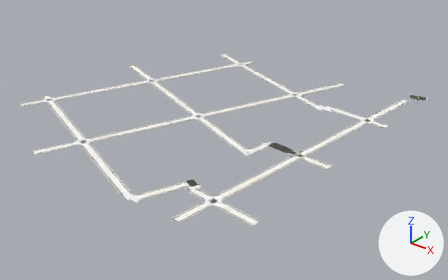
Before and after pictures for a commit that changed the glTF model game/assets/city/roads/roads_-4_-1.gltf.
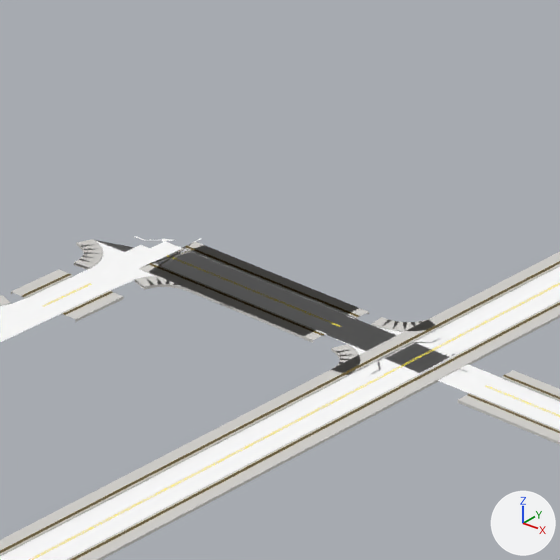
The first picture shows the older version from a 50 mm camera at (-1191.0, -438.0, 397.0) aimed at (-1750.0, 261.0, -36.0). The close-ups show the older and then the newer version on the part from 56% to 71% of the width and 41% to 64% of the height of that picture. Only the edits that show in the close-ups are written down. Arrows for +X, +Y and +Z are at lower right; the lights stay in place. Objects named as collision shapes, trigger or cutter boxes, shadow casters or lower levels of detail are left out. Vertices at exactly the same position are counted once.

Names of what the first close-up shows: 'roads_-4_-1_Road_Tactile_Strip', 'roads_-4_-1_SH_kerb', 'roads_-4_-1_SH_road_marking_white', 'roads_-4_-1_SH_road_marking_yellow', 'roads_-4_-1_SH_sidewalk', 'roads_-4_-1_SH_wet_asphalt'.
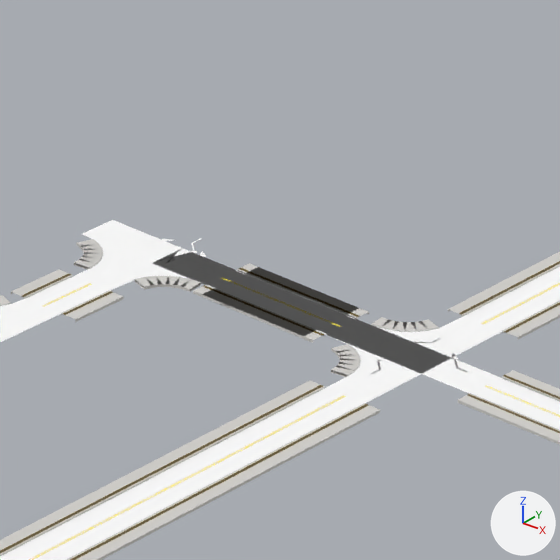
Boxes [x1, y1, x2, y2] around the edits, measured in the close-ups (560 x 560 px; the box of a moved part takes in the faces that stretch with it):
'roads_-4_-1_SH_wet_asphalt', reshaped
    before: [0, 240, 560, 560]
    after: [0, 220, 560, 560]
'roads_-4_-1_Road_Tactile_Strip', reshaped
    before: [0, 246, 560, 560]
    after: [0, 261, 560, 560]
part 1 of me_roads__4__1_road_tactile_strip, deleted
    before: [149, 246, 506, 405]
part 2 of me_roads__4__1_sh_kerb, deleted
    before: [151, 248, 503, 404]
part 3 of me_roads__4__1_sh_road_marking_yellow, deleted
    before: [168, 255, 483, 396]
part 4 of me_roads__4__1_sh_sidewalk, cut back
    before: [139, 242, 518, 412]
    after: [337, 319, 436, 370]
part 5 of me_roads__4__1_sh_wet_asphalt, moved or reshaped
    before: [99, 241, 439, 329]
    after: [82, 220, 501, 398]

What the commit changed:
me_roads__4__1_road_tactile_strip is used by ob_roads__4__1_road_tactile_strip; location (0.0, 0.0, 0.0).
me_roads__4__1_road_tactile_strip had 1812 vertices, 1700 faces and spanned x -2052.0..-1536.0, y 1.0..518.0, z 0.0.
me_roads__4__1_road_tactile_strip now has 1744 vertices, 1624 faces and spans x -2052.0..-1536.0, y 1.0..518.0, z 0.0.
me_roads__4__1_road_tactile_strip part 1: 36 vertices removed from x -1643.0..-1583.0, y 215.0..240.0, z 0.0.
Other edits to the shape of me_roads__4__1_road_tactile_strip do not show in these pictures.
me_roads__4__1_sh_kerb is used by ob_roads__4__1_sh_kerb; location (0.0, 0.0, 0.0).
me_roads__4__1_sh_kerb had 4276 vertices, 5368 faces and spanned x -2052.0..-1536.0, y 0.0..518.0, z 0.0.
me_roads__4__1_sh_kerb now has 4174 vertices, 5216 faces and spans x -2052.0..-1536.0, y 0.0..518.0, z 0.0.
me_roads__4__1_sh_kerb part 2: 54 vertices removed from x -1643.0..-1584.0, y 215.0..240.0, z 0.0.
Other edits to the shape of me_roads__4__1_sh_kerb do not show in these pictures.
me_roads__4__1_sh_road_marking_yellow is used by ob_roads__4__1_sh_road_marking_yellow; location (0.0, 0.0, 0.0).
me_roads__4__1_sh_road_marking_yellow had 1824 vertices, 1708 faces and spanned x -2050.0..-1536.0, y 1.0..515.0, z 0.0..12.0.
me_roads__4__1_sh_road_marking_yellow now has 1756 vertices, 1632 faces and spans x -2050.0..-1536.0, y 1.0..515.0, z 0.0..12.0.
me_roads__4__1_sh_road_marking_yellow part 3: 36 vertices removed from x -1643.0..-1588.0, y 216.0..240.0, z 0.0.
Other edits to the shape of me_roads__4__1_sh_road_marking_yellow do not show in these pictures.
me_roads__4__1_sh_sidewalk is used by ob_roads__4__1_sh_sidewalk; location (0.0, 0.0, 0.0).
me_roads__4__1_sh_sidewalk had 4686 vertices, 5368 faces and spanned x -2055.0..-1536.0, y 0.0..520.0, z 0.0.
me_roads__4__1_sh_sidewalk now has 4584 vertices, 5216 faces and spans x -2055.0..-1536.0, y 0.0..520.0, z 0.0.
me_roads__4__1_sh_sidewalk part 4: 4 vertices moved within x -1598.0..-1595.0, y 217.0..241.0, z 0.0; 54 vertices removed from x -1643.0..-1581.0, y 215.0..242.0, z 0.0.
Other edits to the shape of me_roads__4__1_sh_sidewalk do not show in these pictures.
me_roads__4__1_sh_wet_asphalt has 10153 vertices, 18021 faces and spans x -2052.0..-1523.0, y -3.0..517.0, z 0.0..12.0.
me_roads__4__1_sh_wet_asphalt is used by ob_roads__4__1_sh_wet_asphalt; location (0.0, 0.0, 0.0).
me_roads__4__1_sh_wet_asphalt part 5: 32 of 10153 vertices moved; they spanned x -1654.0..-1584.0, y 219.0..239.0, z 0.0 and now span x -1659.0..-1583.0, y 210.0..246.0, z 0.0; mean shift (0.0, -1.0, 0.0); largest move (-1593.0, 228.0, 0.0) -> (-1595.0, 210.0, 0.0).
